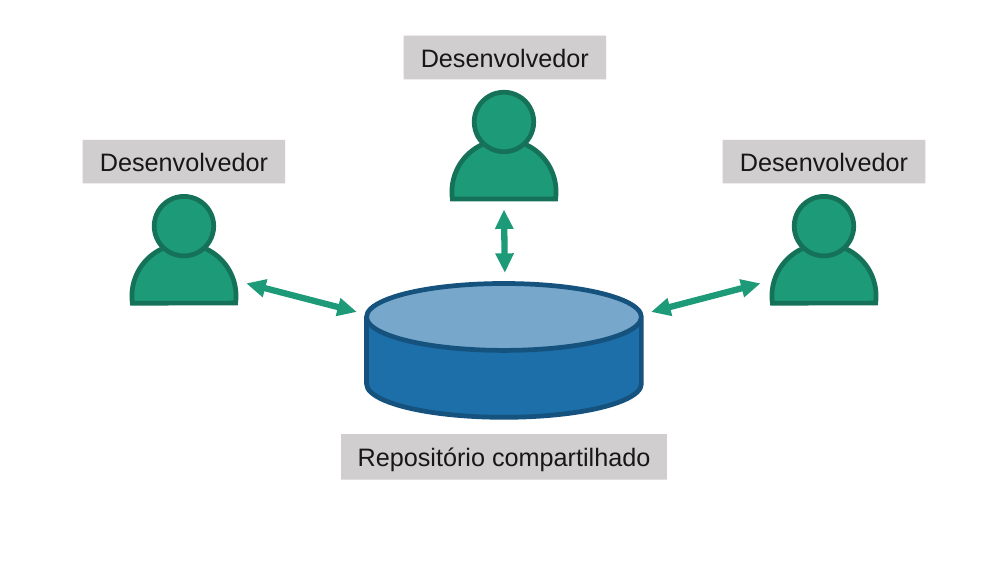
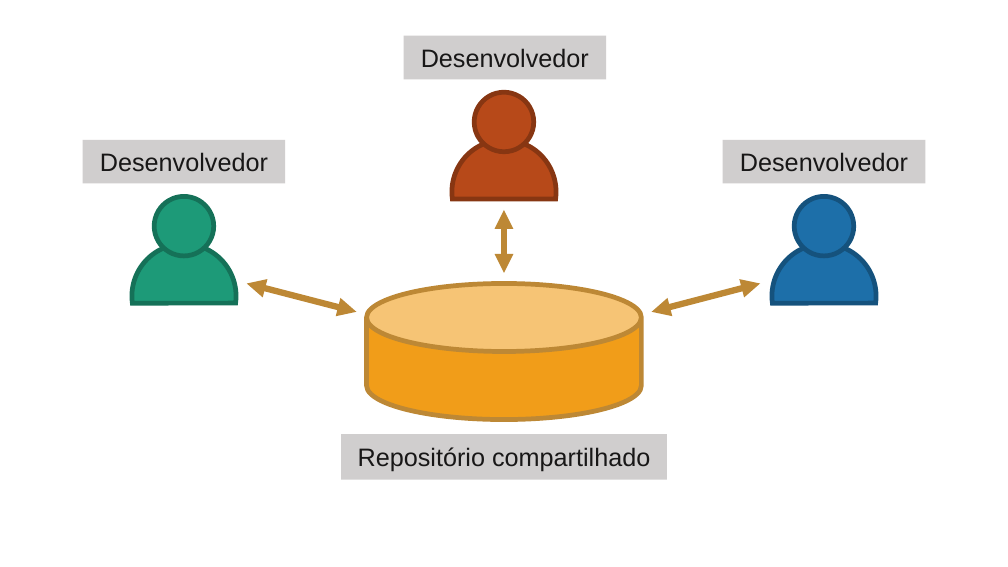
Before and after one commit to mscmateus/tcc, a slide deck: slide 2 of TCC/versões/imagens/imagens.pptx. Drawn at 1008x567 pixels with LibreOffice and Linux fonts; fonts in the diff are those of the drawing. Boxes give left, top, right and bottom in pixels: in the first picture for what was removed or moved away, otherwise in the second. Text is boxed around its words. In the diff, an @@ line names an element or a change of style, - is before the commit and + after.

```diff
--- a/TCC/versões/imagens/imagens.pptx
+++ b/TCC/versões/imagens/imagens.pptx
@@ ellipse at (x1=474, y1=92, x2=534, y2=152): fill #1D9A78 to #B74919; outline #157259 4.5 pt to #873612 4.5 pt @@
@@ chord (boxed as its full ellipse) at (x1=452, y1=140, x2=557, y2=244): fill #1D9A78 to #B74919; outline #157259 4.5 pt to #873612 4.5 pt @@
@@ ellipse at (x1=795, y1=197, x2=854, y2=256): fill #1D9A78 to #1D6FA9; outline #157259 4.5 pt to #15527D 4.5 pt @@
@@ double arrow (504, 210) - (504, 273): stroke #1D9A78 6 pt to #BD8835 6 pt @@
@@ chord (boxed as its full ellipse) at (x1=772, y1=244, x2=876, y2=349): fill #1D9A78 to #1D6FA9; outline #157259 4.5 pt to #15527D 4.5 pt @@
@@ double arrow (247, 284) - (356, 312): stroke #1D9A78 6 pt to #BD8835 6 pt @@
@@ cylinder at (x1=367, y1=284, x2=642, y2=420): fill #1D6FA9 to #F19D19; outline #15527D 4.5 pt to #BD8835 4.5 pt @@
@@ double arrow (760, 284) - (652, 312): stroke #1D9A78 6 pt to #BD8835 6 pt @@
```
Also in this commit, not shown: 1 other slide changed, 3 slides added, 1 slide removed, 11 other files.
